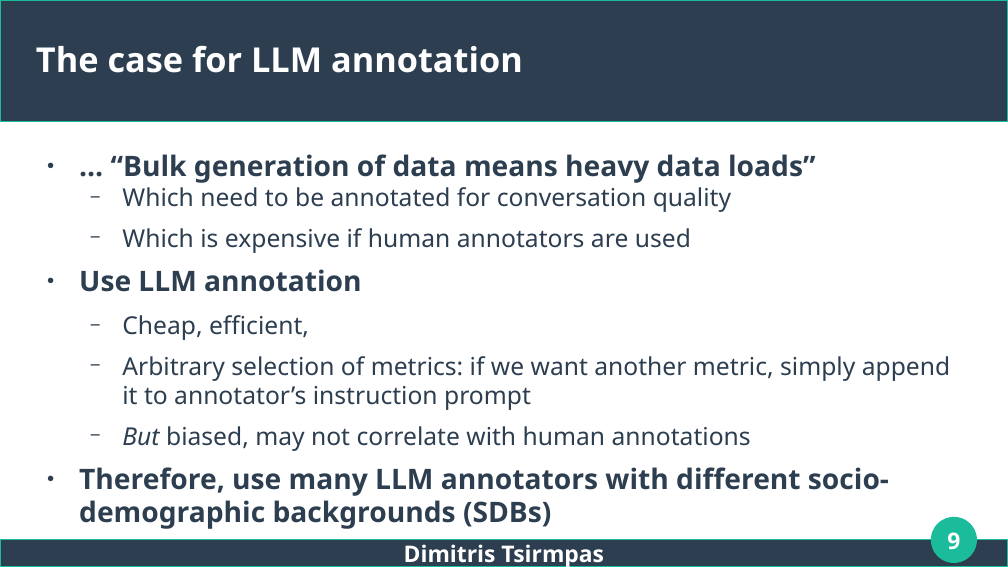
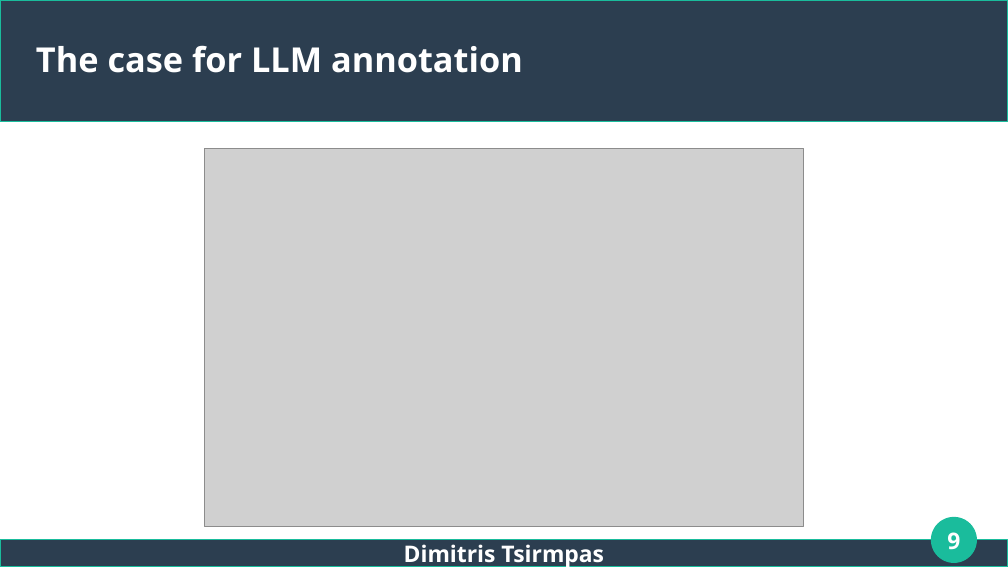
Before and after one commit to dimits-ts/llm_moderation_research, a slide deck: slide 9 of presentations/thesis.odp. Drawn at 1008x567 pixels with LibreOffice and Linux fonts; fonts in the diff are those of the drawing; grey boxes stand for pictures. Boxes give left, top, right and bottom in pixels: in the first picture for what was removed or moved away, otherwise in the second. Text is boxed around its words. In the diff, an @@ line names an element or a change of style, - is before the commit and + after.

Commit message:
add new images for presentation

```diff
--- a/presentations/thesis.odp
+++ b/presentations/thesis.odp
@@ picture added at (x1=204, y1=148, x2=804, y2=526) @@
@@ text removed at (x1=79, y1=154, x2=950, y2=529) @@
-● … “Bulk generation of data means heavy data loads”
-  − Which need to be annotated for conversation quality
-  − Which is expensive if human annotators are used
-● Use LLM annotation
-  − Cheap, efficient,
-  − Arbitrary selection of metrics: if we want another metric, simply append it to annotator’s instruction prompt
-  − But biased, may not correlate with human annotations
-● Therefore, use many LLM annotators with different socio-demographic backgrounds (SDBs)
```
Also in this commit, not shown: 13 other slides changed, 1 slide added, 7 slides removed, 8 other files.
